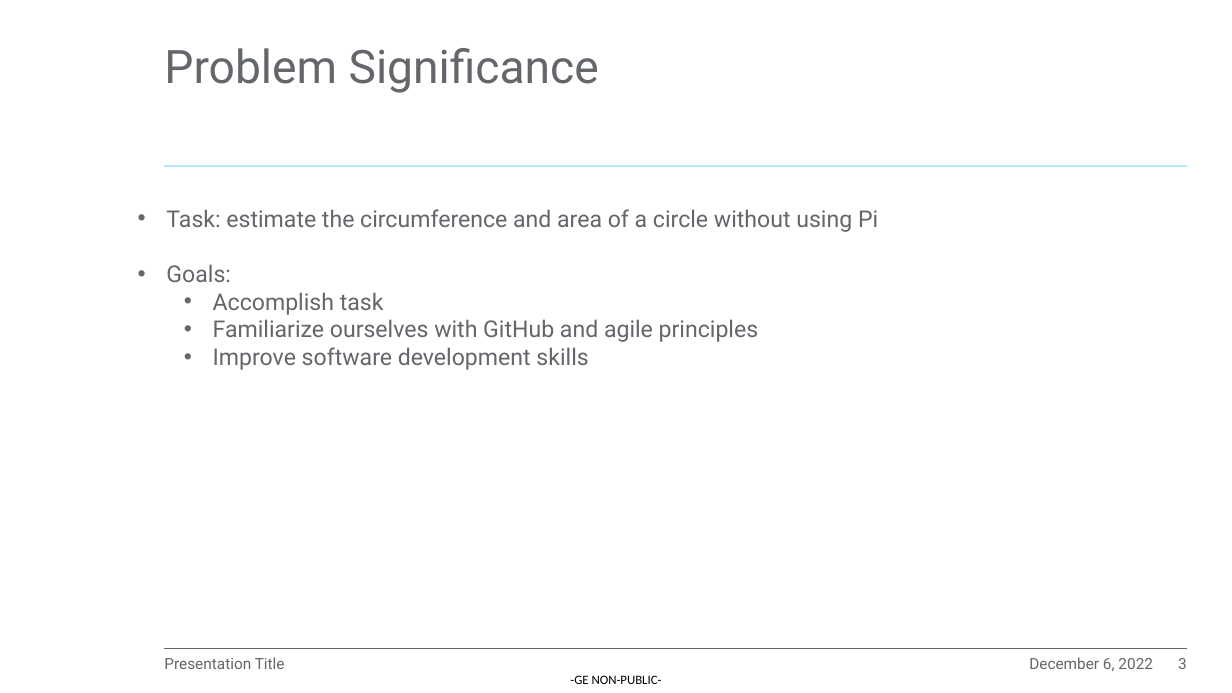
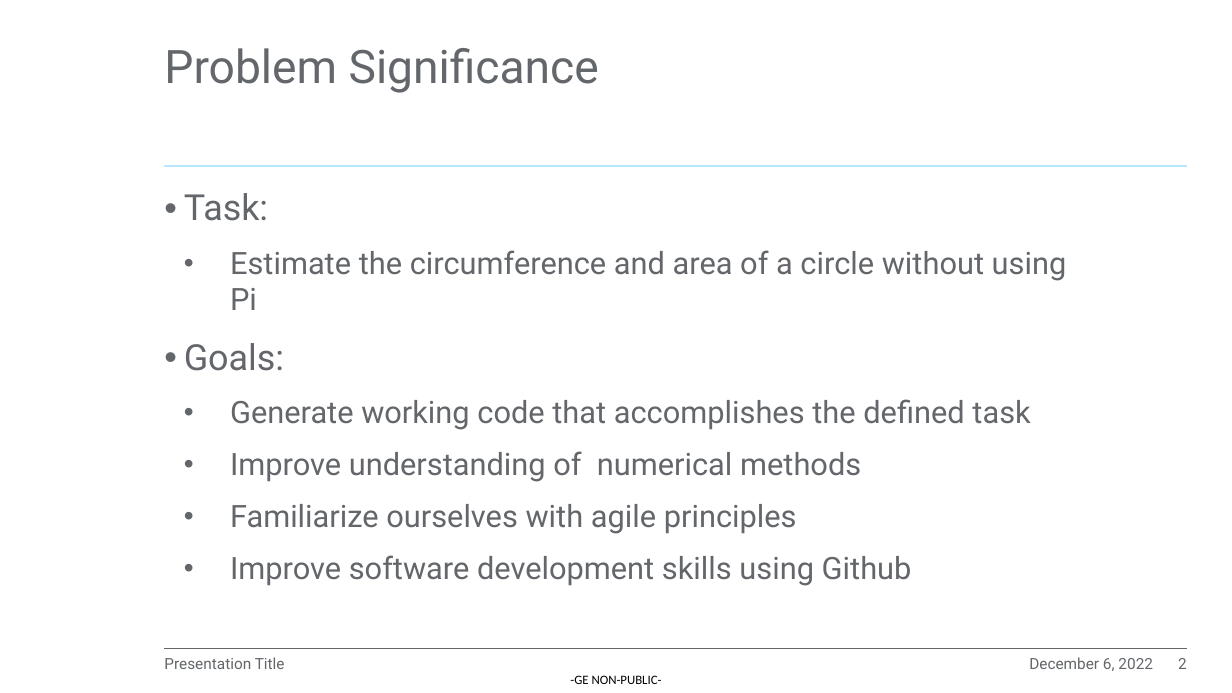
Before and after one commit to EEDP-2022-A/A-Course_Software_Homework_2022, a slide deck: slide 2 of Sprint Review PPT.pptx (slide 3 before the commit). Drawn at 1232x693 pixels with LibreOffice and Linux fonts; fonts in the diff are those of the drawing; background and template pictures are left out. Boxes give left, top, right and bottom in pixels: in the first picture for what was removed or moved away, otherwise in the second. Text is boxed around its words. In the diff, an @@ line names an element or a change of style, - is before the commit and + after.

```diff
--- a/Sprint Review PPT.pptx
+++ b/Sprint Review PPT.pptx
@@ text "Task:": place and size @@
-text "Task:" at bbox=[166, 209, 878, 370]
+text "Task:" at bbox=[184, 193, 1067, 586]
@@ text at bbox=[184, 193, 1067, 310]: text changed; size 18 to 24 pt @@
-• Task: estimate the circumference and area of a circle without using Pi
+• Task:
+    • Estimate the circumference and area of a circle without using Pi
@@ text at bbox=[184, 343, 284, 371]: size 18 to 28 pt in "Goals:"; indent changed; line spacing 1 to 0.99; more space between paragraphs @@
@@ text at bbox=[230, 399, 1030, 586]: text changed; size 18 to 24 pt @@
-  • Accomplish task
-  • Familiarize ourselves with GitHub and agile principles
-  • Improve software development skills
+    • Generate working code that accomplishes the defined task
+    • Improve understanding of numerical methods
+    • Familiarize ourselves with agile principles
+    • Improve software development skills using Github
@@ page number at bbox=[1178, 658, 1187, 669]: text changed @@
-3
+2
```
Also in this commit, not shown: 2 other slides changed, 1 slide removed.
